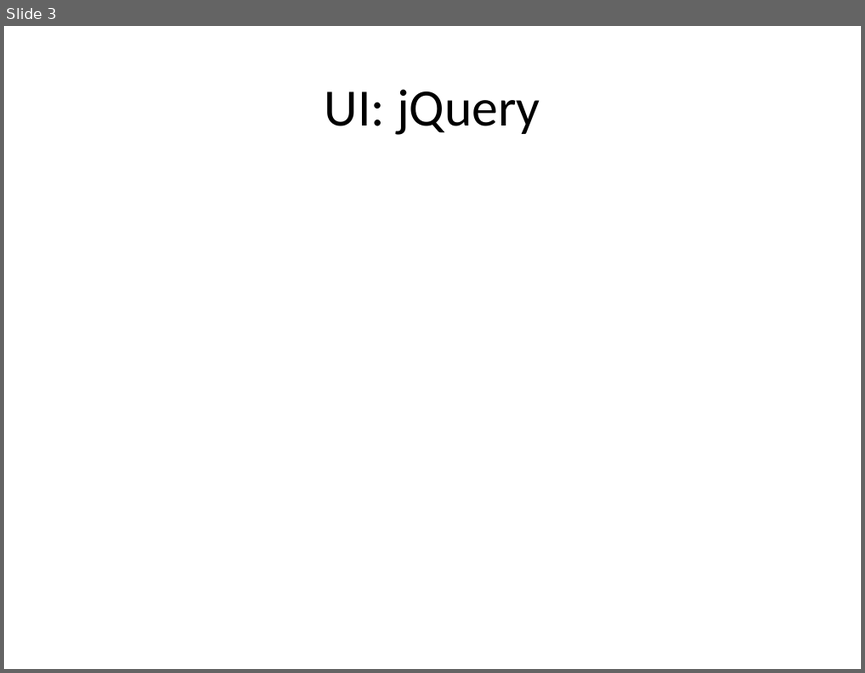
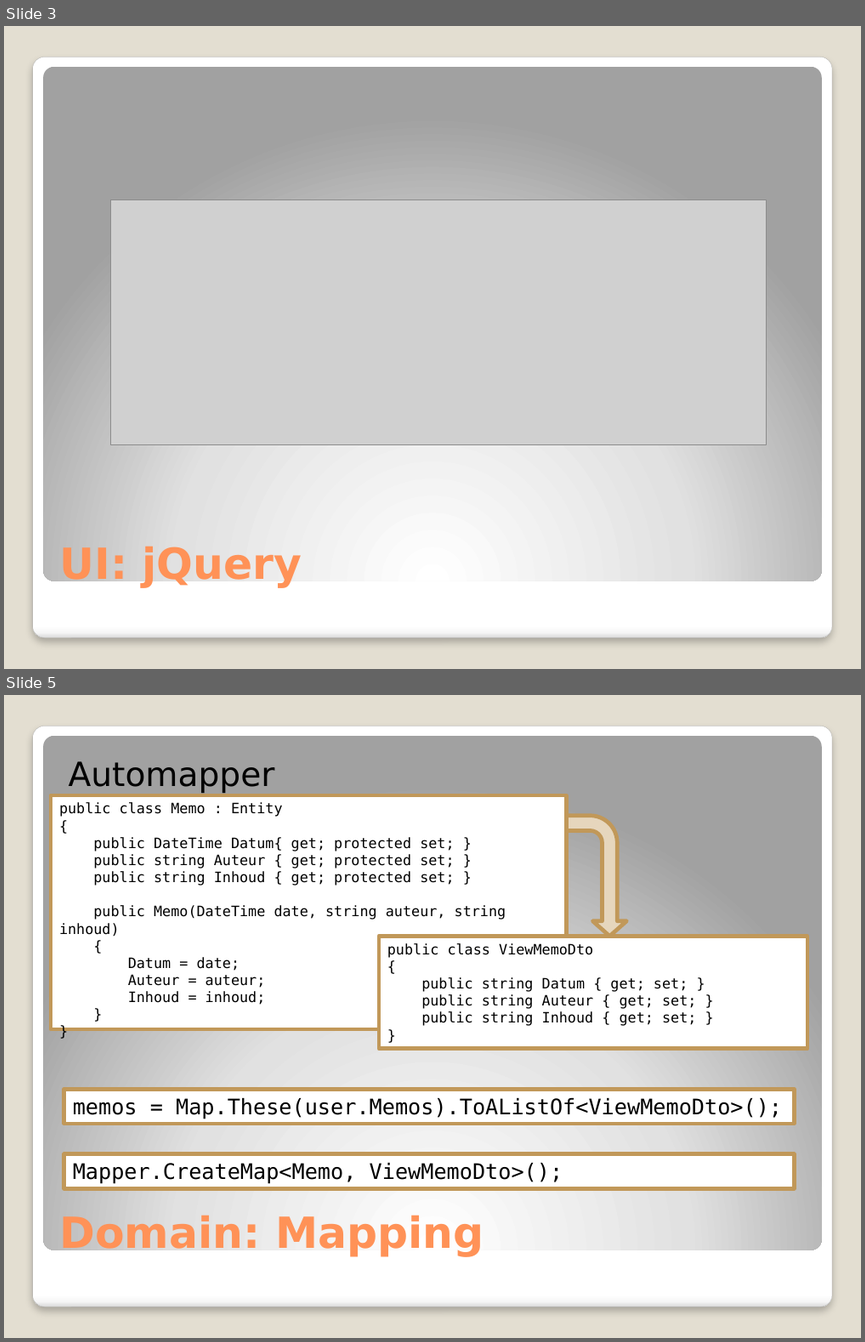
Before and after one commit to michelgrootjans/dkvlessonslearned, a slide deck: slides/Technical Session/Lessons learned.pptx. Shown one above the other, each under a label of ours: slide 3 before the commit, slides 3 and 5 after it; the slides between them are not shown. The pictures are 865x673 and 865x1342 pixels, drawn with LibreOffice and Linux fonts; fonts in the diff are those of the drawing; grey boxes stand for pictures. Boxes give left, top, right and bottom in pixels: in the first picture for what was removed or moved away, otherwise in the second. Text is boxed around its words. In the diff, an @@ line names an element or a change of style, - is before the commit and + after.

```diff
--- a/slides/Technical Session/Lessons learned.pptx
+++ b/slides/Technical Session/Lessons learned.pptx
@@ slide 5 added at [4,695,861,1338], background #E3DED1; not listed: 2 template elements that a slide beside it also shows @@
@@ text added at [69,761,275,793], 28 pt, text #000000 @@
+Automapper
@@ rectangle added at [51,795,567,1029], fill #FFFFFF, outline #C19859 3.35 pt, 12 pt, text #000000 @@
+public class Memo : Entity
+{
+public DateTime Datum{ get; protected set; }
+public string Auteur { get; protected set; }
+public string Inhoud { get; protected set; }
+public Memo(DateTime date, string auteur, string inhoud)
+{
+Datum = date;
+Auteur = auteur;
+Inhoud = inhoud;
+}
+}
@@ bent arrow added at [567,816,626,936], fill #E6D6BD, outline #C19859 3.35 pt @@
@@ rectangle added at [378,936,806,1048], fill #FFFFFF, outline #C19859 3.35 pt, 12 pt, text #000000 @@
+public class ViewMemoDto
+{
+public string Datum { get; set; }
+public string Auteur { get; set; }
+public string Inhoud { get; set; }
+}
@@ rectangle added at [64,1089,794,1123], fill #FFFFFF, outline #C19859 3.35 pt, 18 pt, text #000000 @@
+memos = Map.These(user.Memos).ToAListOf<ViewMemoDto>();
@@ rectangle added at [64,1153,794,1188], fill #FFFFFF, outline #C19859 3.35 pt, 18 pt, text #000000 @@
+Mapper.CreateMap<Memo, ViewMemoDto>();
@@ title added at [59,1212,483,1257], 36 pt, text #FF9258, bold @@
+Domain: Mapping
@@ slide 3 changed as well @@
@@ background #FFFFFF to #E3DED1 @@
@@ rounded rectangle added at [32,57,832,638], fill gradient #FFFFFF to #F7F7F7 to #DADADA, outline #A4A4A4 0.16 pt @@
@@ rounded rectangle added at [43,66,822,580], fill gradient #FFFFFF to #E1E1E1 to #A2A2A2 @@
@@ picture added at [111,200,766,444] @@
@@ title "UI: jQuery": place and size @@
-title "UI: jQuery" at [324,89,540,135]
+title "UI: jQuery" at [59,545,302,588]
@@ title "UI: jQuery" at [59,545,302,588]: size 44 to 36 pt, font Calibri to DejaVu Sans, text colour #000000 to #FF9258, bold on; alignment centre to left; vertical alignment middle to bottom @@
```
Also in this commit, not shown: 13 other slides changed, 2 slides removed, 2 other files.
